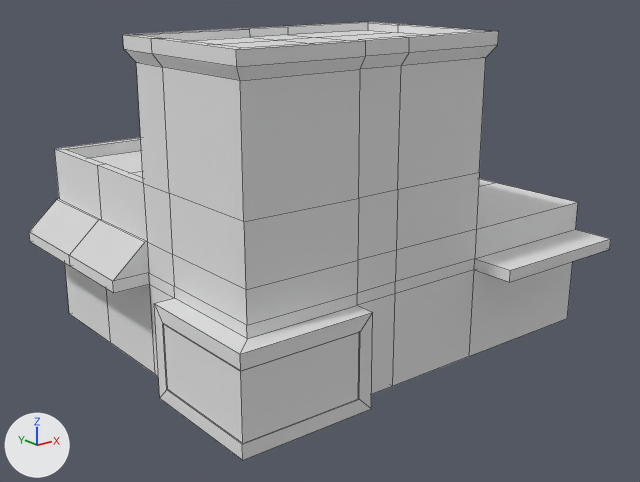
A saved change to the OBJ model Scenes/Components/Models/Prop/Researchers Building 1.obj.
Both versions are drawn from a camera (50 mm lens) standing at (-1386.0, -1749.0, 939.0) and looking at (-20.0, -41.0, 255.0). Arrows for +X, +Y and +Z are at lower left; the lights stay in place. Mesh edges are drawn as thin lines. Where no turn or scale is listed for an object, it has been applied to the vertices.

Before the edit, the objects in view are built like this:
```python
me_building_30 = bpy.data.meshes.new('Building_30')
me_building_30.from_pydata(...)  # 200 vertices, 198 faces; spans x -576.0..576.0, y -502.0..502.0, z 0.0..794.0
me_building_30.materials.append(mat_white_1)  # white #f1f1f1
ob_building_30 = bpy.data.objects.new('Building_30', me_building_30)
ob_building_30.location = (0.0, 0.0, 0.0)
```
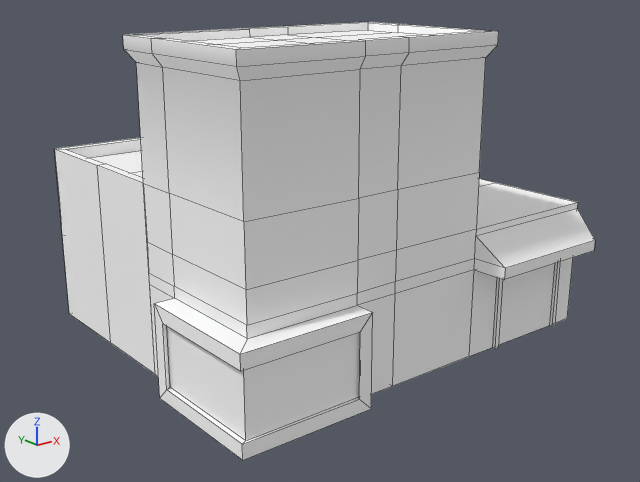
Diff of the bpy script that builds the scene:
```diff
--- a/Scenes/Components/Models/Prop/Researchers Building 1.obj.py
+++ b/Scenes/Components/Models/Prop/Researchers Building 1.obj.py
@@ mat_default @@
+mat_default = principled_material('default')
+mat_default.base_color = (1.0, 1.0, 1.0)  # white #ffffff
+mat_default.roughness = 1.0
@@ me_building_30 @@
 # used by ob_building_30; location = (0.0, 0.0, 0.0)
-me_building_30.from_pydata(...)  # 200 vertices, 198 faces; spans x -576.0..576.0, y -502.0..502.0, z 0.0..794.0
+me_building_30.from_pydata(...)  # 207 vertices, 196 faces; spans x -537.0..576.0, y -469.0..502.0, z 0.0..794.0
+# me_building_30 part 1
+# 13 vertices are removed from x -576.0..576.0, y -502.0..502.0, z 229.0..333.0
+# 25 faces are deleted
+# 6 vertices in x -535.0..-233.0, y -442.0..-143.0, z 36.0..193.0 move by (10.0, 5.0, 0.0)
+# 2 vertices move from x 177.0..576.0, y -502.0, z 229.0 to x 198.0..555.0, y -469.0, z 221.0
+# 12 vertices are added at x 177.0..576.0, y -469.0..-392.0, z 0.0..316.0
+# 8 new vertices lie (0.0, 9.0, 0.0) away from vertices in x 266.0..511.0, y -401.0, z 0.0..208.0
+# 23 new faces join them
+# me_building_30 part 2: 173 faces spanning x -537.0..576.0, y -469.0..502.0, z 0.0..794.0 switch from mat_white_1 (white #f1f1f1) to mat_default (white #ffffff)
```

Where the change shows, as pixel boxes [x1, y1, x2, y2] in the pictures (640 x 482 px; the box of a moved part takes in the faces that stretch with it):
'Building_30', reshaped (7% narrower)
    before: [29, 22, 611, 460]
    after: [55, 22, 595, 460]
part 1 of me_building_30, moved or reshaped
    before: [29, 149, 611, 444]
    after: [55, 149, 595, 444]
part 2 of me_building_30, recoloured
    both: [56, 22, 577, 460]
